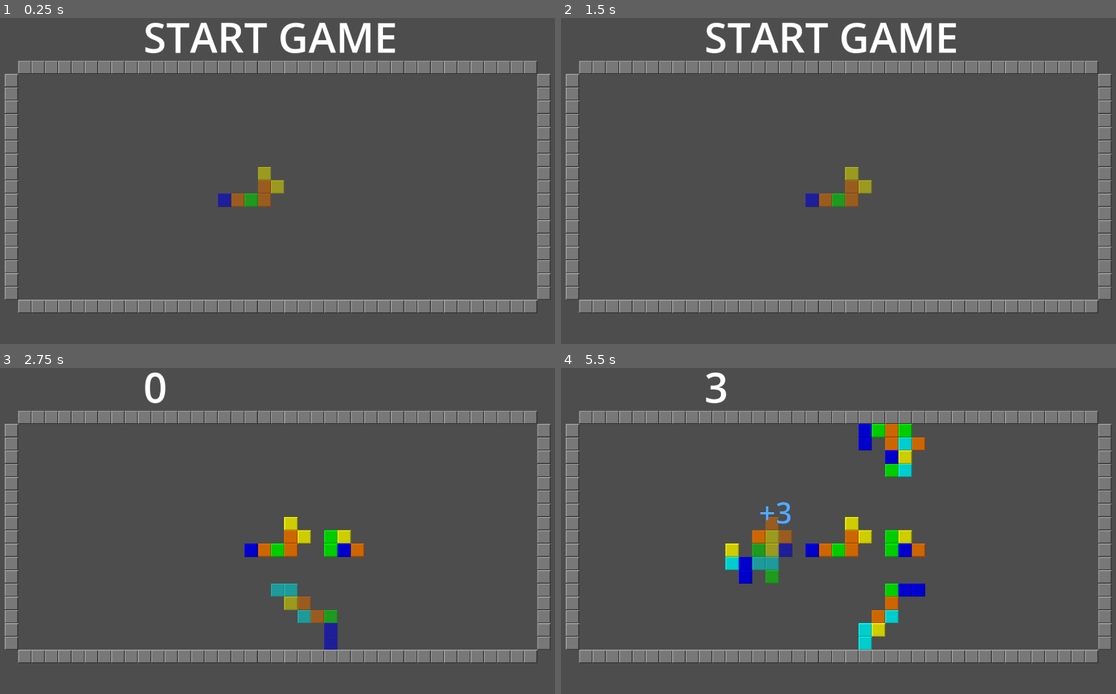
Above: before the commit, frames 1-4 (two rows, left to right).
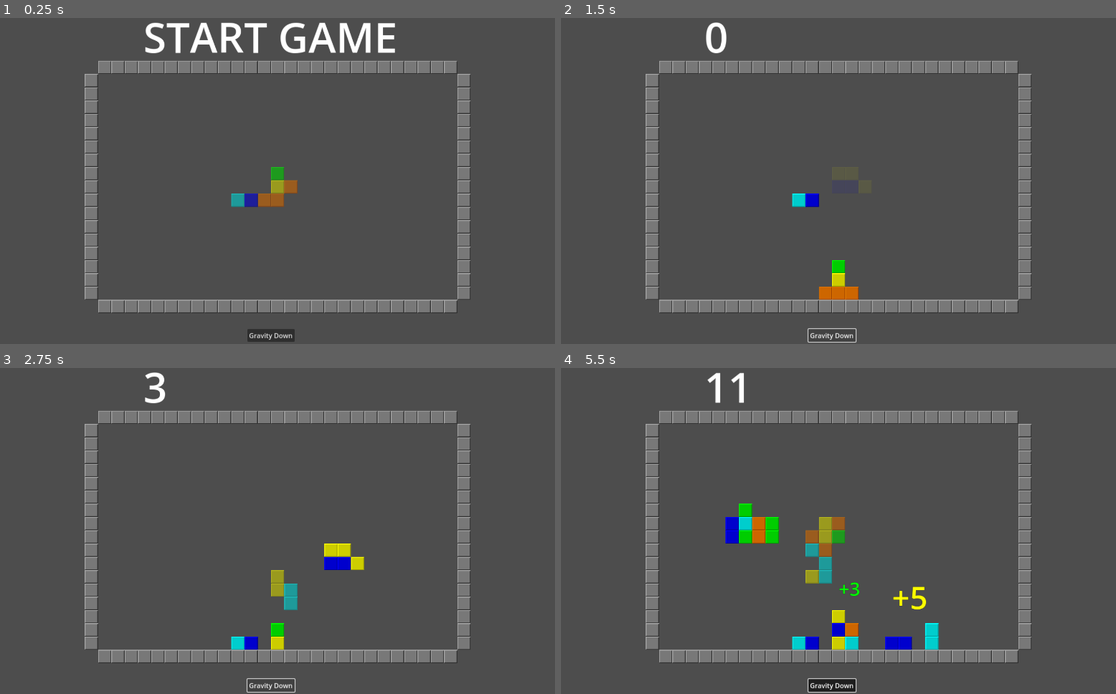
Above: after the commit, the same moments.

Repository: alexcolemandata/game-matcher
Game: Godot game, scene res://main.tscn
The game is run twice, just before and just after one commit, with the same random seed, the same clock (stepped at 60 frames per second) and the same inputs.
Inputs (mouse positions are in pixels of both pictures, inside the frame that each line leads up to):
- Up to frame 1 (0.25 s): no input
- Up to frame 2 (1.5 s): click (832, 334) at 0.5 s, where only the run after the commit has a clickable "Gravity Down"; tap Enter at 1.25 s; hold Right (right) from 1.28 s (still down); hold S (spawn piece, bound only after the commit) from 1.28 s (still down)
- Up to frame 3 (2.75 s): tap Space (spawn piece, bound only before the commit) at 1.55, 2.1 s; release Right (right) at 2.03 s; release S (spawn piece, bound only after the commit) at 2.03 s; hold Down (down) from 2.03 s (still down); tap S (spawn piece, bound only after the commit) at 2.3 s
- Up to frame 4 (5.5 s): release Down (down) at 2.78 s; hold Right (right) 2.78-3.53 s; hold A (rotate anticlockwise) 2.78-3.53 s; tap Space (spawn piece, bound only before the commit) at 3.05, 4.55, 5.1 s; hold Up (up) 3.53-4.28 s; tap D (rotate clockwise) at 3.6 s; tap S (spawn piece, bound only after the commit) at 3.8, 5.3 s; hold S (spawn piece, bound only after the commit) 4.28-5.03 s; hold Left (left) from 4.28 s (still down)

The runs differ from the first frame. In frame 1, 9.4% of the frame differs, in the area x 0-100%, y 13-100%; in frame 2, 12%; in frame 3, 11%; in frame 4, 16%, in the area x 0-100%, y 1-100%.

Commit message:
add gravity down button

Diff:
--- a/Board.gd
+++ b/Board.gd
@@ -4,11 +4,11 @@
 const MIN_TILES_TO_SCORE = 3
 const MAX_PIECE_SIZE = 12
 const HEIGHT = 18
-const WIDTH = 40
+const WIDTH = 28
 const MAIN_SOURCE_ID = 0
 
-const PLACABLE_ALPHA = 0.6
-const UNPLACABLE_ALPHA = 0.1
+const PLACABLE_MODULATION = Color(1, 1, 1, 0.6)
+const UNPLACABLE_MODULATION = Color(1, 1, 1, 0.1)
 
 const LIGHT_BLUE_TILE = Vector2i(0, 0)
 const PURPLE_TILE = Vector2i(1, 0)
@@ -75,7 +75,7 @@
 
 
 var num_steps: int = 0
-const MAX_STEPS: int = 6
+const MAX_STEPS: int = 8
 func _process(delta) -> void:
 	if (
 		Input.is_action_pressed("down")
@@ -256,7 +256,7 @@
 
 func spawn_piece() -> void:
 	var coords: Array[Vector2i] = [Vector2i(0, 0)]
-	for n in range(MAX_PIECE_SIZE):
+	for n in range(randi_range(1, MAX_PIECE_SIZE)):
 		var direction = randi_range(0, 3)
 		if direction == 0:
 			coords.append(coords[-1] + Vector2i(0, 1))
@@ -275,9 +275,9 @@
 
 func set_piece_alpha():
 	if is_piece_placable():
-		active_piece.modulate = Color(1, 1, 1, PLACABLE_ALPHA)
+		active_piece.modulate = PLACABLE_MODULATION
 	else:
-		active_piece.modulate = Color(1, 1, 1, UNPLACABLE_ALPHA)
+		active_piece.modulate = UNPLACABLE_MODULATION
 
 func can_move_in_direction(direction: Vector2i) -> bool:
 	for cell in active_piece.get_used_cells():
@@ -314,3 +314,49 @@
 
 func draw_coords(layer: TileMapLayer, coords: Vector2i, color: Vector2i):
 	layer.set_cell(coords, MAIN_SOURCE_ID, color)
+
+
+func _on_button_pressed() -> void:
+	print("_on_button_pressed")
+	gravity_down()
+
+
+func gravity_down() -> void:
+	print("gravity down")
+
+	var placed_coords = placed_tiles.get_used_cells()
+	var per_x_coords: Dictionary = {}
+	for coord in placed_coords:
+		var x = coord.x
+		if x not in per_x_coords.keys():
+			per_x_coords[x] = [coord]
+		else:
+			per_x_coords[x].append(coord)
+
+	for x in per_x_coords.keys():
+		var col_coords = per_x_coords[x]
+		col_coords.sort_custom(sort_vectors_lowest_to_highest)
+
+		var min_y
+		for coord in col_coords:
+			if (min_y == null) or coord.y < min_y:
+				min_y = coord.y
+
+		if (int(HEIGHT / 2) - col_coords.size()) == min_y:
+			continue
+
+		for i in range(col_coords.size()):
+			var old_coord = col_coords[i]
+
+			var color = placed_tiles.get_cell_atlas_coords(old_coord)
+			var new_coord = Vector2i(x, int(HEIGHT/2)-i-1)
+			print("gravity to ", old_coord)
+			await get_tree().create_timer(0.03).timeout
+			placed_tiles.erase_cell(old_coord)
+			draw_coords(placed_tiles, new_coord, color)
+
+	clear_scored_pieces()
+	pass
+
+func sort_vectors_lowest_to_highest(a: Vector2i, b: Vector2i) -> bool:
+	return a.y > b.y
--- a/main.tscn
+++ b/main.tscn
@@ -20,3 +20,18 @@
 offset_bottom = -277.0
 theme_override_font_sizes/font_size = 100
 text = "START GAME"
+
+[node name="Button" type="Button" parent="."]
+offset_left = -57.0
+offset_top = 358.0
+offset_right = 57.0
+offset_bottom = 389.0
+toggle_mode = true
+text = "Gravity Down"
+
+[node name="Timer" type="Timer" parent="."]
+unique_name_in_owner = true
+wait_time = 0.2
+autostart = true
+
+[connection signal="pressed" from="Button" to="LayerHolder" method="_on_button_pressed"]
--- a/project.godot
+++ b/project.godot
@@ -29,7 +29,7 @@
 
 "spawn piece"={
 "deadzone": 0.5,
-"events": [Object(InputEventKey,"resource_local_to_scene":fa …(140 unchanged characters)… d":false,"keycode":0,"physical_keycode":32,"key_label":0,"unicode":32,"location":0,"echo":false,"script":null)
+"events": [Object(InputEventKey,"resource_local_to_scene":fa …(140 unchanged characters)… d":false,"keycode":0,"physical_keycode":83,"key_label":0,"unicode":115,"location":0,"echo":false,"script":null)
 ]
 }
 up={
--- a/score_numbers.gd
+++ b/score_numbers.gd
@@ -7,8 +7,7 @@
 	number.z_index = 5
 	number.label_settings = LabelSettings.new()
 
-	number.label_settings.font_size = 10 + value * 20
-
+	number.label_settings.font_size = value * 15
 
 	number.label_settings.font_color = color
 	number.label_settings.outline_color = "#000"
Not shown, added: docs/rotate_coords.excalidraw
